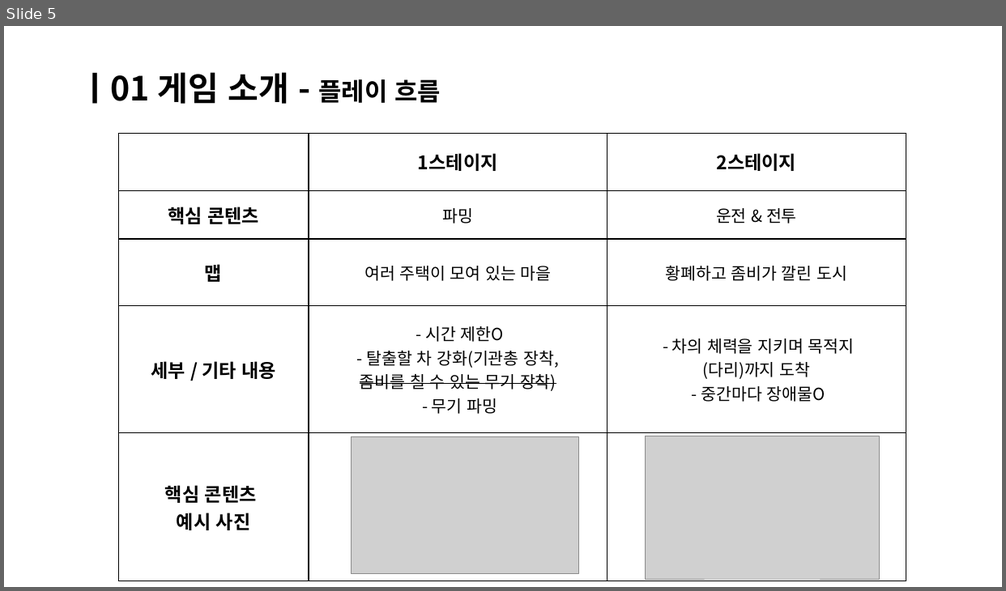
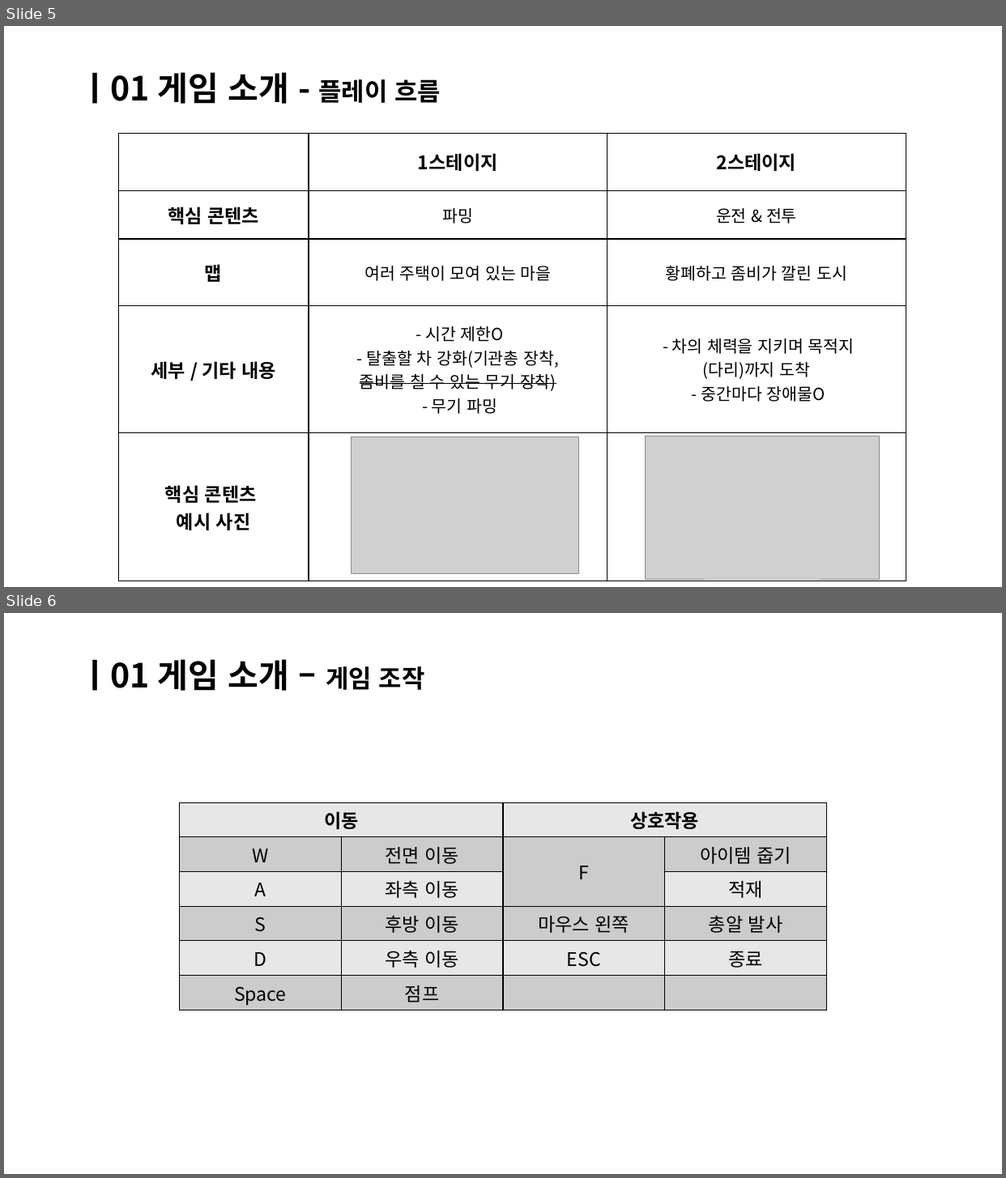
Before and after one commit to Bae-JuHwan/Meeting_Minutes, a slide deck: 제출용/감염_죽음의 도시_중간발표.pptx. Shown one above the other, each under a label of ours: slide 5 before the commit, slides 5 and 6 after it. The pictures are 1006x591 and 1006x1178 pixels, drawn with LibreOffice and Linux fonts; fonts in the diff are those of the drawing; grey boxes stand for pictures. Boxes give left, top, right and bottom in pixels: in the first picture for what was removed or moved away, otherwise in the second. Text is boxed around its words. In the diff, an @@ line names an element or a change of style, - is before the commit and + after.

```diff
--- a/제출용/감염_죽음의 도시_중간발표.pptx
+++ b/제출용/감염_죽음의 도시_중간발표.pptx
@@ slide 6 added at [4,613,1002,1174], background #FFFFFF @@
@@ title added at [80,659,425,691], 32 pt, text #000000, bold @@
+ㅣ01 게임 소개 – 게임 조작
@@ table added at [179,803,826,1008], 6 rows, 4 columns @@
+이동 |  | 상호작용 | 
+W | 전면 이동 | F | 아이템 줍기
+A | 좌측 이동 |  | 적재
+S | 후방 이동 | 마우스 왼쪽 | 총알 발사
+D | 우측 이동 | ESC | 종료
+Space | 점프 |  | 
```
Also in this commit, not shown: 3 slides changed, 8 other slides added, 4 slides removed, 2 other files.
